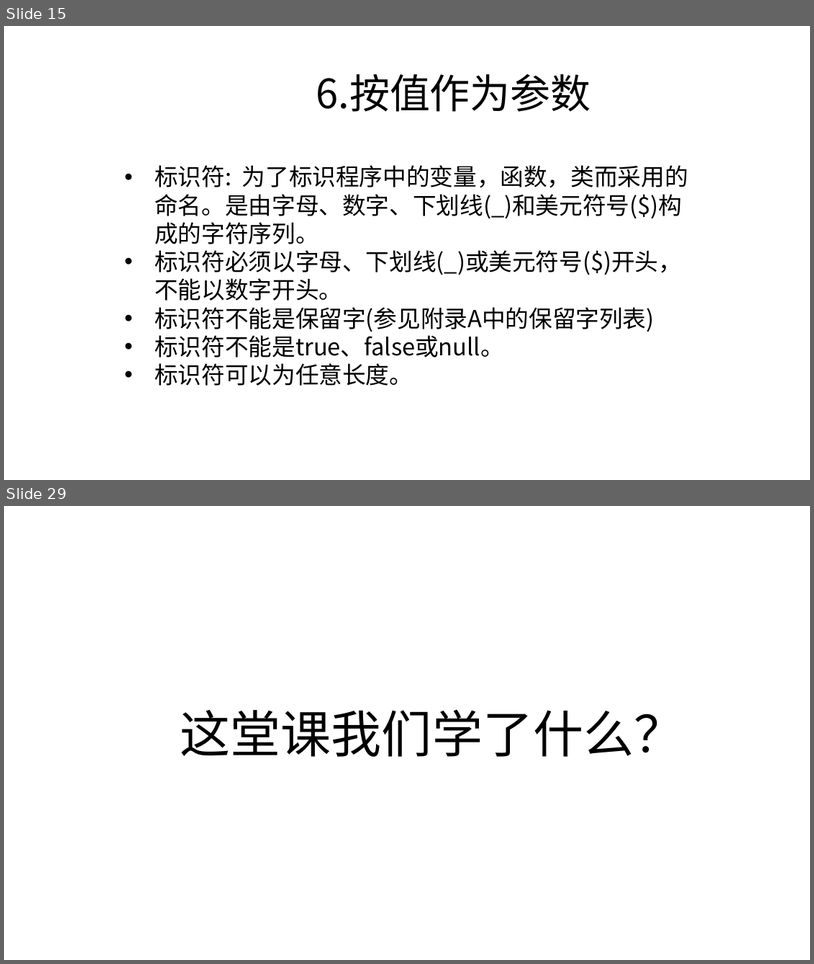
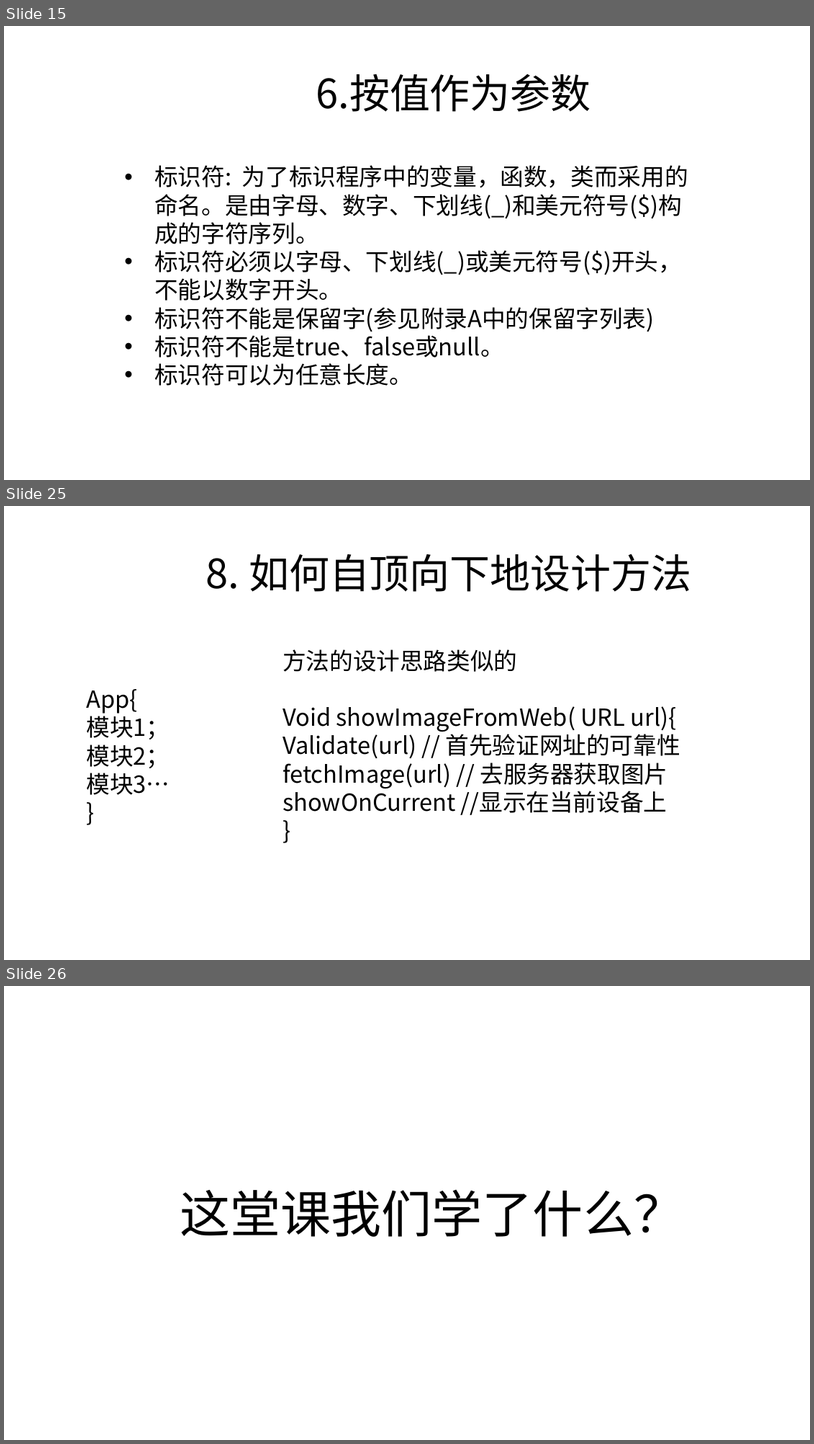
Before and after one commit to zjyesir/hmc_java_1, a slide deck: ppt/2.3 方法.pptx. Shown one above the other, each under a label of ours: slides 15 and 29 before the commit, slides 15, 25 and 26 after it; the slides between them are not shown. The pictures are 814x964 and 814x1444 pixels, drawn with LibreOffice and Linux fonts; fonts in the diff are those of the drawing; background and template pictures are left out. Boxes give left, top, right and bottom in pixels: in the first picture for what was removed or moved away, otherwise in the second. Text is boxed around its words. In the diff, an @@ line names an element or a change of style, - is before the commit and + after.

Commit message:
方法 ppt做好

```diff
--- a/ppt/2.3 方法.pptx
+++ b/ppt/2.3 方法.pptx
@@ slide 25 added at <box>4,506,810,960</box>, background picture (left out) @@
@@ text added at <box>206,554,692,592</box>, 48 pt, text #000000 @@
+8. 如何自顶向下地设计方法
@@ text added at <box>283,649,681,815</box>, 28 pt, text #000000 @@
+方法的设计思路类似的
+Void showImageFromWeb( URL url){
+Validate(url) // 首先验证网址的可靠性
+fetchImage(url) // 去服务器获取图片
+showOnCurrent //显示在当前设备上
+}
@@ text added at <box>87,689,170,795</box>, 28 pt, text #000000 @@
+App{
+模块1；
+模块2；
+模块3…
+}
@@ what was slide 29 is now slide 26 @@
```
Also in this commit, not shown: 2 slides changed, 10 other slides added, 14 slides removed, 2 other files.
